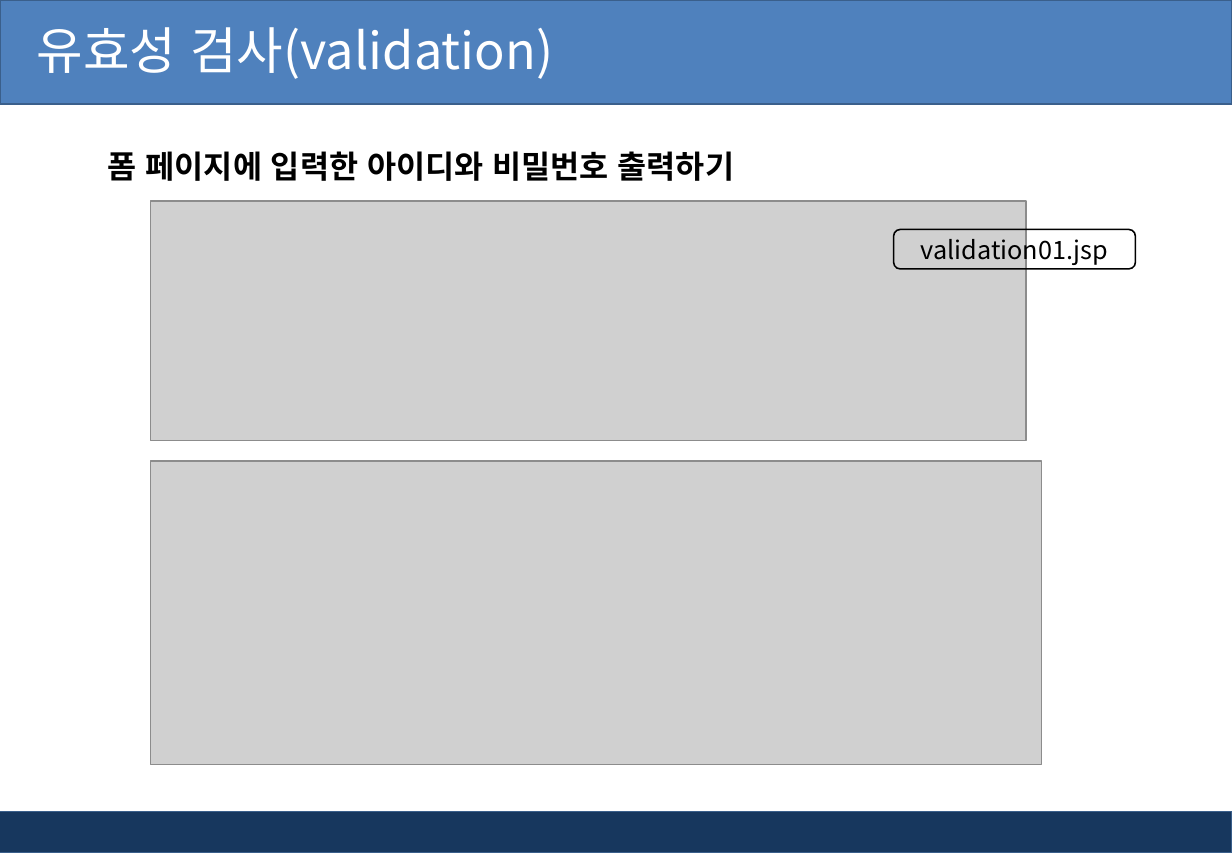
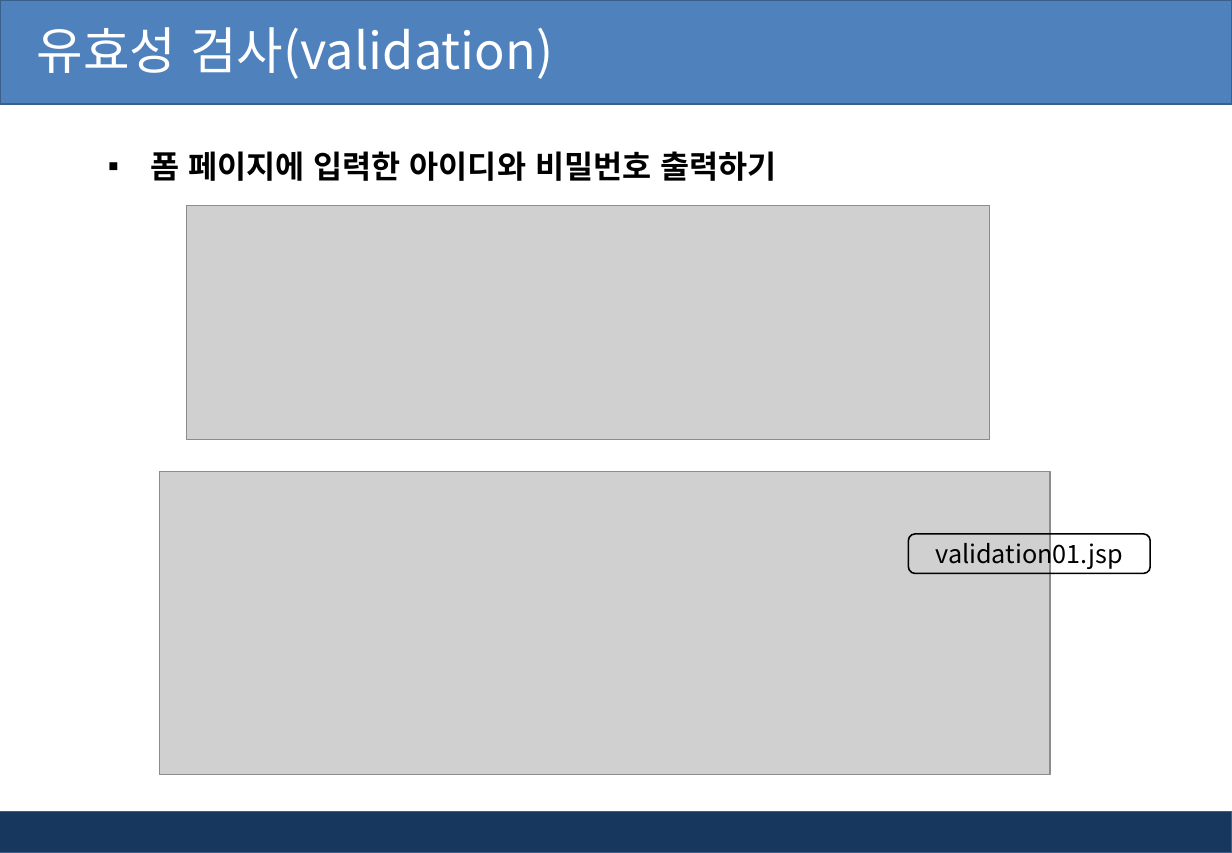
Before and after one commit to pshho/ngreen_project, a slide deck: slide 3 of jspWorks/자료/jsp_ppt/6장. jsp 유효성검사와 정규표현식.pptx. Drawn at 1232x853 pixels with LibreOffice and Linux fonts; fonts in the diff are those of the drawing; grey boxes stand for pictures; background and template pictures are left out. Boxes give left, top, right and bottom in pixels: in the first picture for what was removed or moved away, otherwise in the second. Text is boxed around its words. In the diff, an @@ line names an element or a change of style, - is before the commit and + after.

```diff
--- a/jspWorks/자료/jsp_ppt/6장. jsp 유효성검사와 정규표현식.pptx
+++ b/jspWorks/자료/jsp_ppt/6장. jsp 유효성검사와 정규표현식.pptx
@@ text "폼 페이지에 입력한 아이디와 비밀번호 ..." at <box>150,151,776,181</box>: bullet none to ▪ @@
@@ picture: place and size @@
-picture at <box>150,201,1026,441</box>
+picture at <box>187,206,991,440</box>
@@ picture: place and size @@
-picture at <box>150,461,1041,764</box>
+picture at <box>159,471,1050,775</box>
@@ rounded rectangle "validation01.jsp": place and size @@
-rounded rectangle "validation01.jsp" at <box>894,230,1136,270</box>
+rounded rectangle "validation01.jsp" at <box>909,534,1151,573</box>
```
Also in this commit, not shown: 7 other slides changed, 2 slides added, 46 other files.
